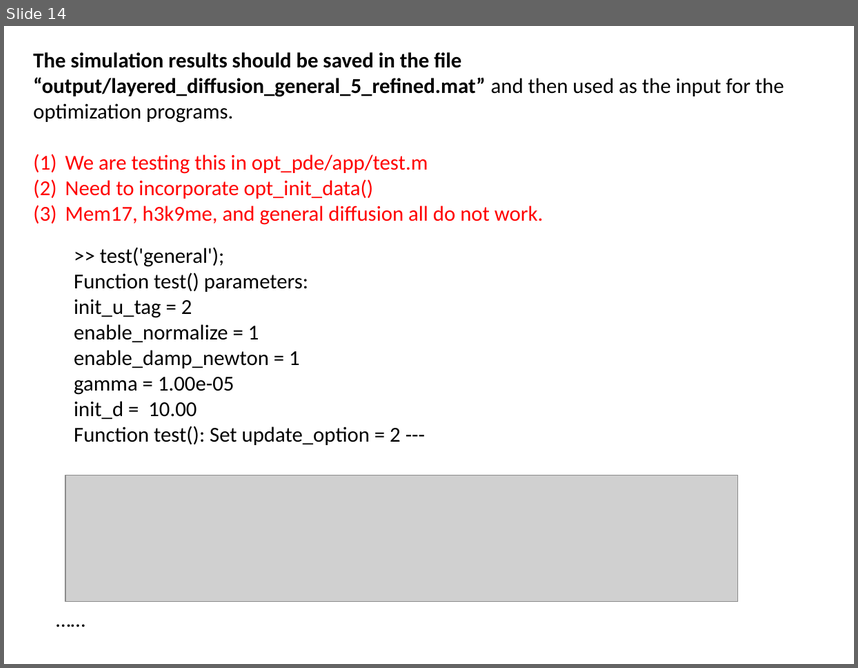
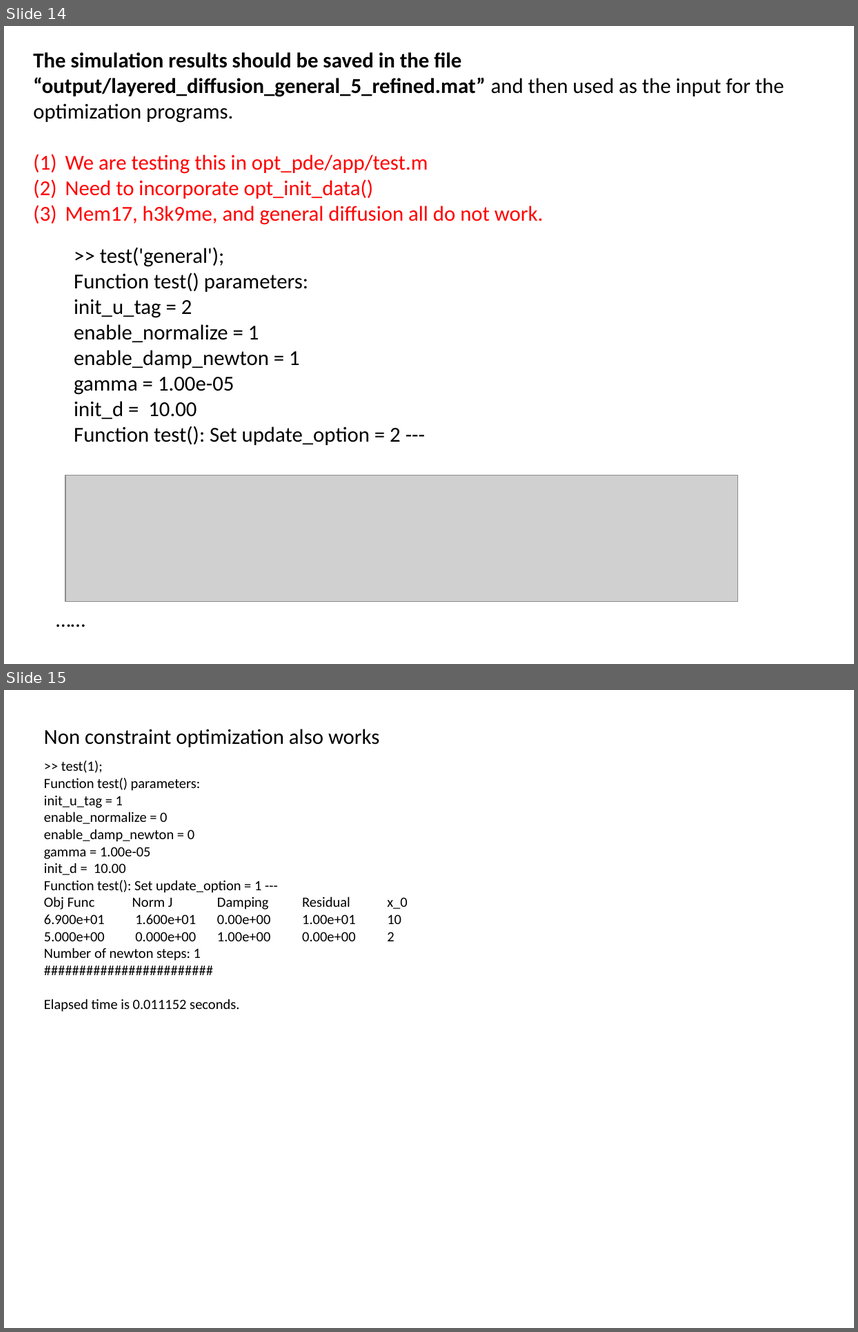
Before and after one commit to lu6007/opt-pde, a slide deck: doc/result_0404_2019.pptx. Shown one above the other, each under a label of ours: slide 14 before the commit, slides 14 and 15 after it. The pictures are 858x668 and 858x1332 pixels, drawn with LibreOffice and Linux fonts; fonts in the diff are those of the drawing; grey boxes stand for pictures. Boxes give left, top, right and bottom in pixels: in the first picture for what was removed or moved away, otherwise in the second. Text is boxed around its words. In the diff, an @@ line names an element or a change of style, - is before the commit and + after.

```diff
--- a/doc/result_0404_2019.pptx
+++ b/doc/result_0404_2019.pptx
@@ slide 15 added at <box>4,690,854,1328</box>, background #FFFFFF @@
@@ text added at <box>44,729,379,747</box>, 18 pt, text #000000 @@
+Non constraint optimization also works
@@ text added at <box>44,760,271,1012</box>, 12 pt, text #000000 @@
+>> test(1);
+Function test() parameters:
+init_u_tag = 1
+enable_normalize = 0
+enable_damp_newton = 0
+gamma = 1.00e-05
+init_d = 10.00
+Function test(): Set update_option = 1 ---
+Obj Func Norm J Damping Residual x_0
+6.900e+01 1.600e+01 0.00e+00 1.00e+01 10
+5.000e+00 0.000e+00 1.00e+00 0.00e+00 2
+Number of newton steps: 1
+########################
+Elapsed time is 0.011152 seconds.
```
Also in this commit, not shown: 1 other slide added, 4 other files.
